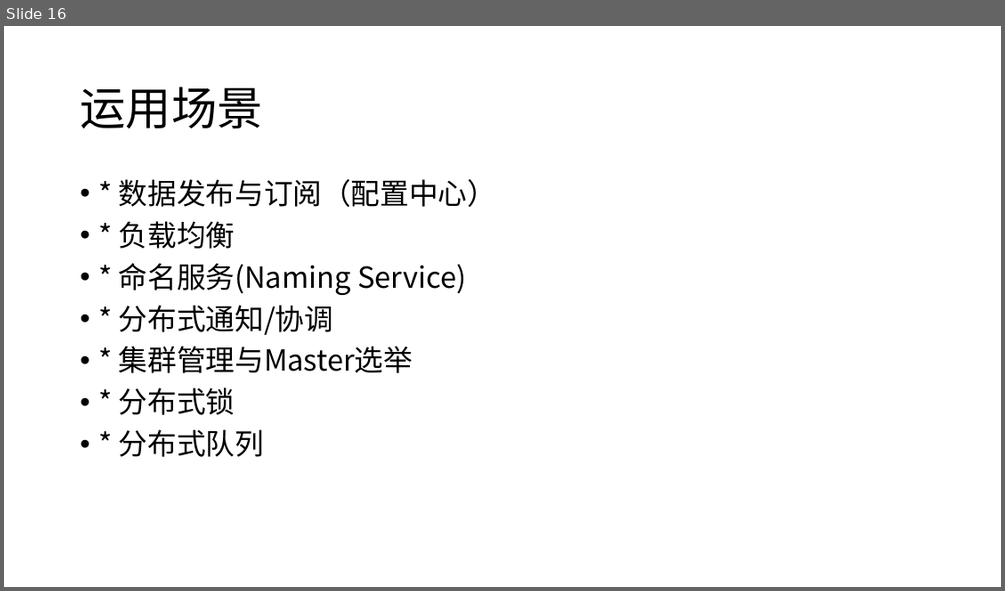
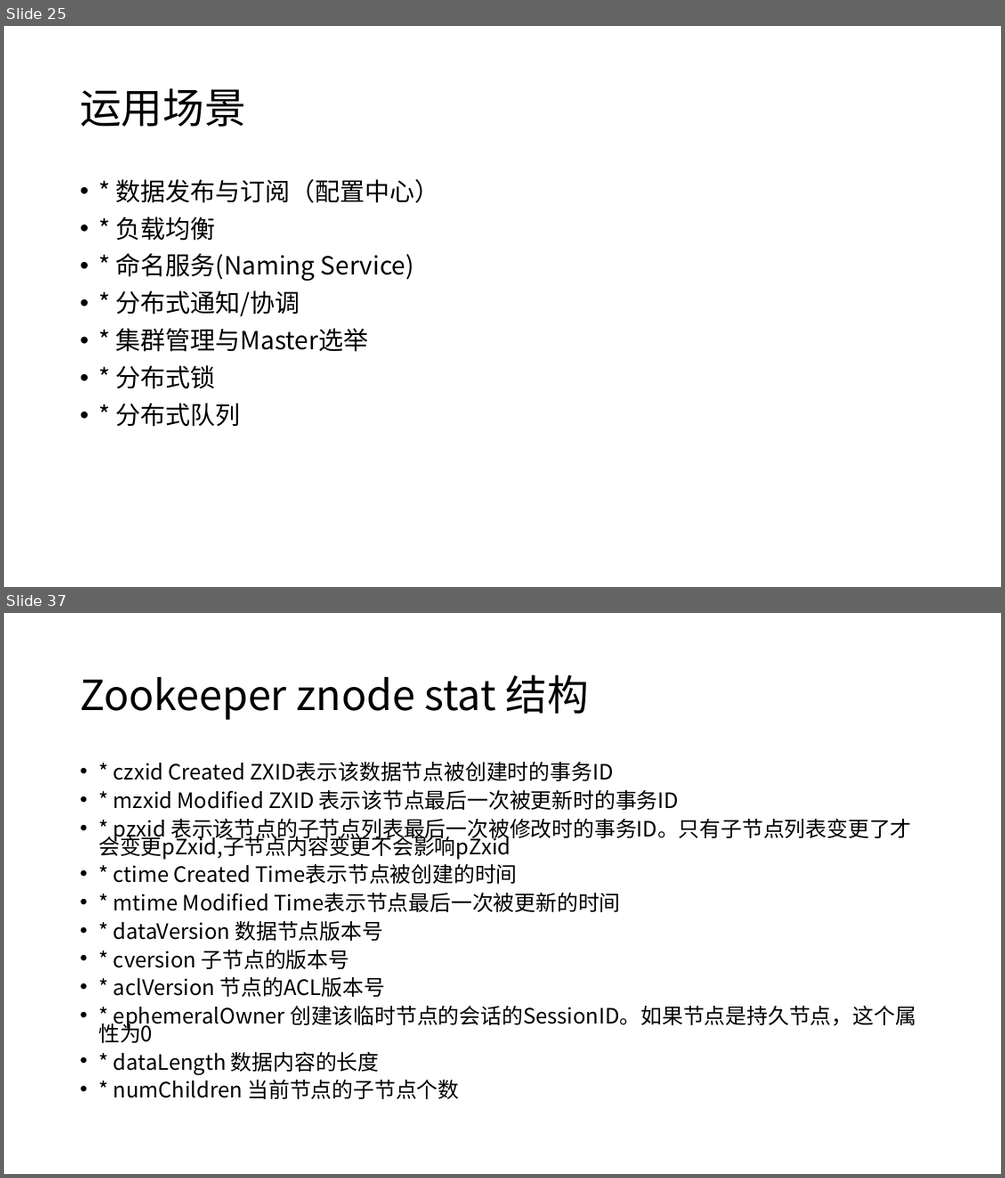
Before and after one commit to moxingwang/zookeeper, a slide deck: zookeeper.pptx. Shown one above the other, each under a label of ours: slide 16 before the commit, slides 25 and 37 after it; the slides between them are not shown. The pictures are 1005x591 and 1005x1178 pixels, drawn with LibreOffice and Linux fonts; fonts in the diff are those of the drawing. Boxes give left, top, right and bottom in pixels: in the first picture for what was removed or moved away, otherwise in the second. Text is boxed around its words. In the diff, an @@ line names an element or a change of style, - is before the commit and + after.

```diff
--- a/zookeeper.pptx
+++ b/zookeeper.pptx
@@ slide 37 added at box(4, 613, 1001, 1174), background #FFFFFF @@
@@ title added at box(80, 674, 588, 720), 40 pt, text #000000 @@
+Zookeeper znode stat 结构
@@ text added at box(98, 762, 915, 1099), 20.4 pt, text #000000 @@
+• * czxid Created ZXID表示该数据节点被创建时的事务ID
+• * mzxid Modified ZXID 表示该节点最后一次被更新时的事务ID
+• * pzxid 表示该节点的子节点列表最后一次被修改时的事务ID。只有子节点列表变更了才会变更pZxid,子节点内容变更不会影响pZxid
+• * ctime Created Time表示节点被创建的时间
+• * mtime Modified Time表示节点最后一次被更新的时间
+• * dataVersion 数据节点版本号
+• * cversion 子节点的版本号
+• * aclVersion 节点的ACL版本号
+• * ephemeralOwner 创建该临时节点的会话的SessionID。如果节点是持久节点，这个属性为0
+• * dataLength 数据内容的长度
+• * numChildren 当前节点的子节点个数
@@ what was slide 16 is now slide 25 @@
@@ slide 25 changed as well @@
@@ title "运用场景" at box(80, 88, 245, 127): size 44 to 40 pt @@
@@ text "* 数据发布与订阅（配置中心）" at box(116, 179, 440, 426): size 28 to 24 pt @@
```
Also in this commit, not shown: 21 other slides changed, 28 other slides added, 2 slides removed, 1 other file.
